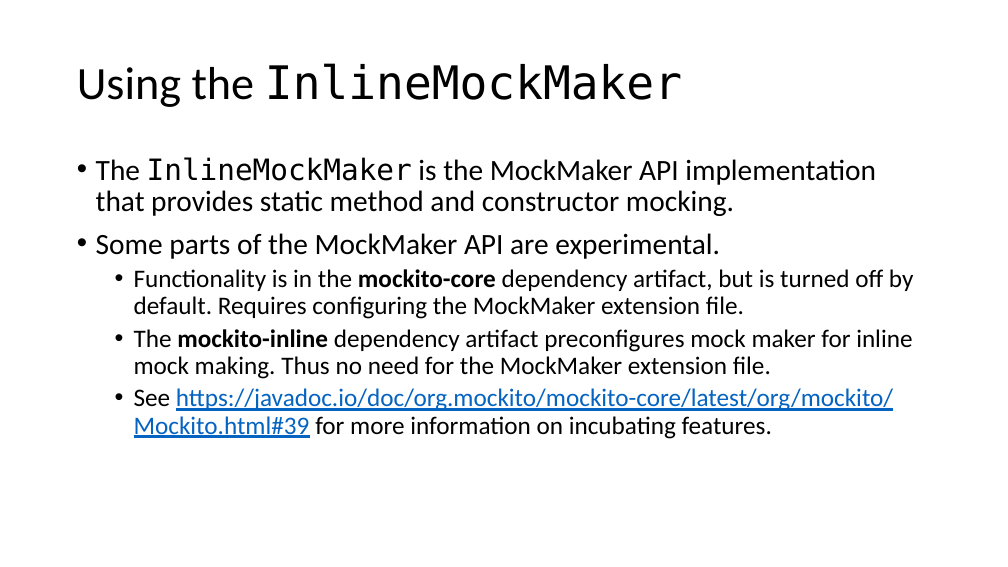
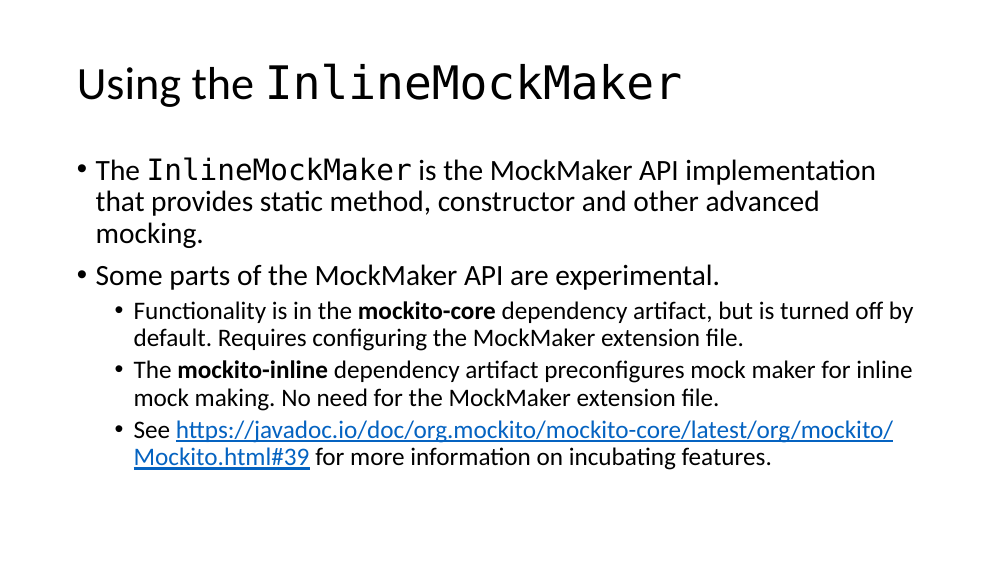
Before and after one commit to cebartling/test-driven, a slide deck: slide 12 of presentations/Introduction to Mockito.pptx (slide 16 before the commit). Drawn at 1008x567 pixels with LibreOffice and Linux fonts; fonts in the diff are those of the drawing. Boxes give left, top, right and bottom in pixels: in the first picture for what was removed or moved away, otherwise in the second. Text is boxed around its words. In the diff, an @@ line names an element or a change of style, - is before the commit and + after.

Commit message:
Introduction to Mockito presentation updates

```diff
--- a/presentations/Introduction to Mockito.pptx
+++ b/presentations/Introduction to Mockito.pptx
@@ text at [96,157,876,248]: text changed @@
-• The InlineMockMaker is the MockMaker API implementation that provides static method and constructor mocking.
+• The InlineMockMaker is the MockMaker API implementation that provides static method, constructor and other advanced mocking.
@@ text at [134,360,912,411]: text changed @@
-  • The mockito-inline dependency artifact preconfigures mock maker for inline mock making. Thus no need for the MockMaker extension file.
+  • The mockito-inline dependency artifact preconfigures mock maker for inline mock making. No need for the MockMaker extension file.
```
Also in this commit, not shown: 2 other slides changed.
